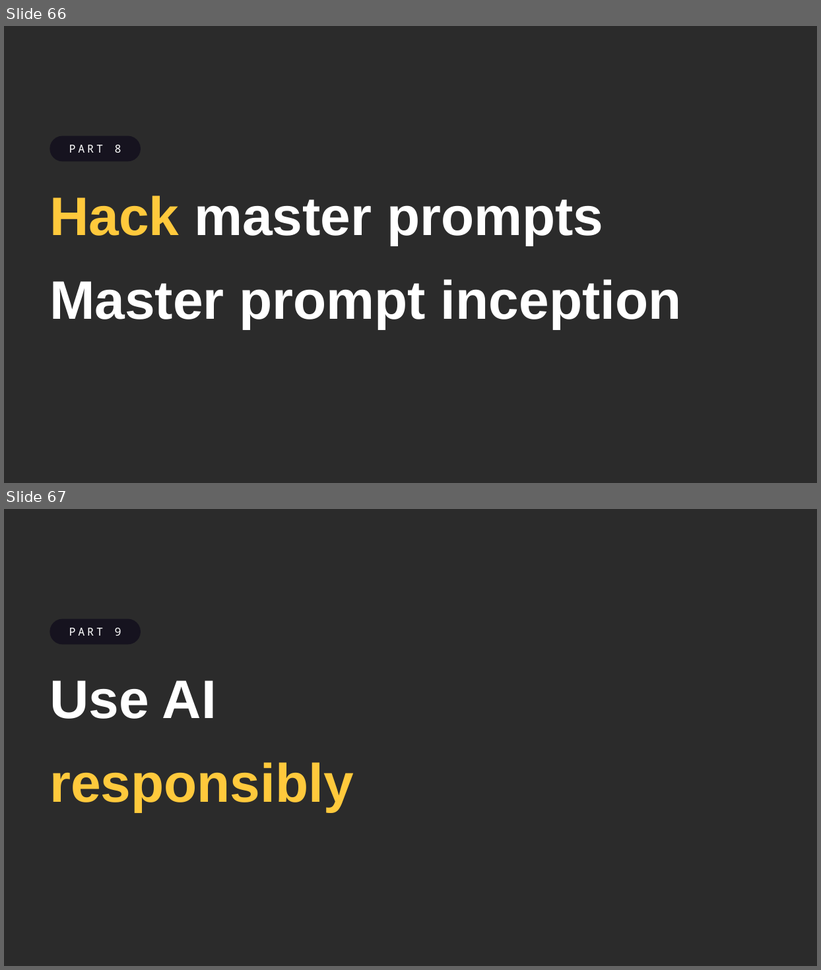
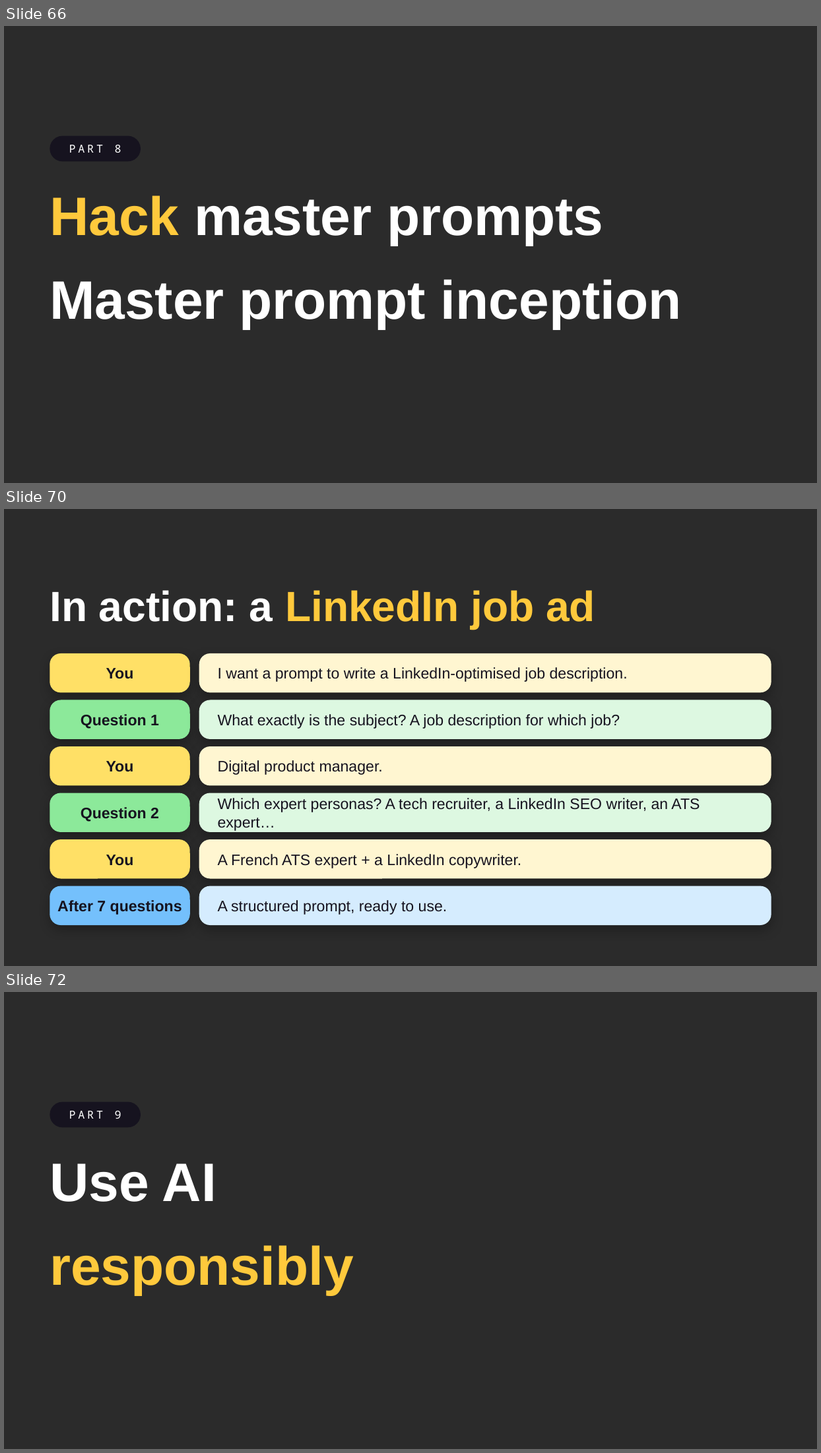
Before and after one commit to ffouladgar-ux/motion-graphics, a slide deck: courses/uca-ai/day2/UCA_AI_Day2.pptx. Shown one above the other, each under a label of ours: slides 66 and 67 before the commit, slides 66, 70 and 72 after it; the slides between them are not shown. The pictures are 821x970 and 821x1453 pixels, drawn with LibreOffice and Linux fonts; fonts in the diff are those of the drawing; background and template pictures are left out; a plain dark background stands for a picture behind light text. Boxes give left, top, right and bottom in pixels: in the first picture for what was removed or moved away, otherwise in the second. Text is boxed around its words. In the diff, an @@ line names an element or a change of style, - is before the commit and + after.

```diff
--- a/courses/uca-ai/day2/UCA_AI_Day2.pptx
+++ b/courses/uca-ai/day2/UCA_AI_Day2.pptx
@@ slide 70 added at <box>4,509,817,966</box>, background picture (left out) @@
@@ title added at <box>50,590,595,629</box>, 50 pt, text #FFC93C, bold @@
+In action: a LinkedIn job ad
@@ rounded rectangle added at <box>50,654,190,692</box>, fill #FFE066, 18 pt, text #16131F, bold @@
+You
@@ rounded rectangle added at <box>199,654,772,692</box>, fill #FFF6D1, 18 pt, text #16131F @@
+I want a prompt to write a LinkedIn-optimised job description.
@@ rounded rectangle added at <box>50,700,190,739</box>, fill #8CE99A, 18 pt, text #16131F, bold @@
+Question 1
@@ rounded rectangle added at <box>199,700,772,739</box>, fill #DDF8E1, 18 pt, text #16131F @@
+What exactly is the subject? A job description for which job?
@@ rounded rectangle added at <box>50,747,190,786</box>, fill #FFE066, 18 pt, text #16131F, bold @@
+You
@@ rounded rectangle added at <box>199,747,772,786</box>, fill #FFF6D1, 18 pt, text #16131F @@
+Digital product manager.
@@ rounded rectangle added at <box>50,793,190,832</box>, fill #8CE99A, 18 pt, text #16131F, bold @@
+Question 2
@@ rounded rectangle added at <box>199,793,772,832</box>, fill #DDF8E1, 18 pt, text #16131F @@
+Which expert personas? A tech recruiter, a LinkedIn SEO writer, an ATS expert…
@@ rounded rectangle added at <box>50,840,190,879</box>, fill #FFE066, 18 pt, text #16131F, bold @@
+You
@@ rounded rectangle added at <box>199,840,772,879</box>, fill #FFF6D1, 18 pt, text #16131F @@
+A French ATS expert + a LinkedIn copywriter.
@@ rounded rectangle added at <box>50,887,190,925</box>, fill #74C0FC, 18 pt, text #16131F, bold @@
+After 7 questions
@@ rounded rectangle added at <box>199,887,772,925</box>, fill #D5ECFE, 18 pt, text #16131F @@
+A structured prompt, ready to use.
@@ what was slide 67 is now slide 72 @@
```
Also in this commit, not shown: 4 other slides added, 3 other files.
